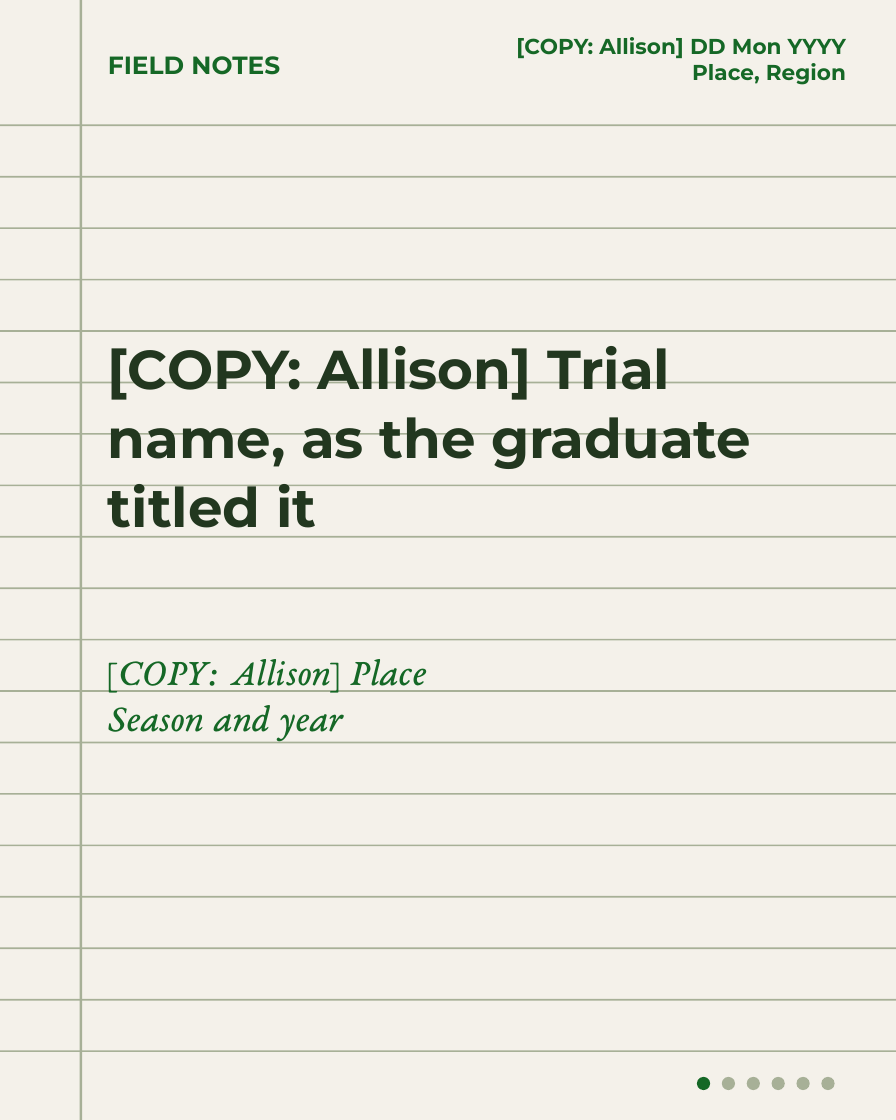
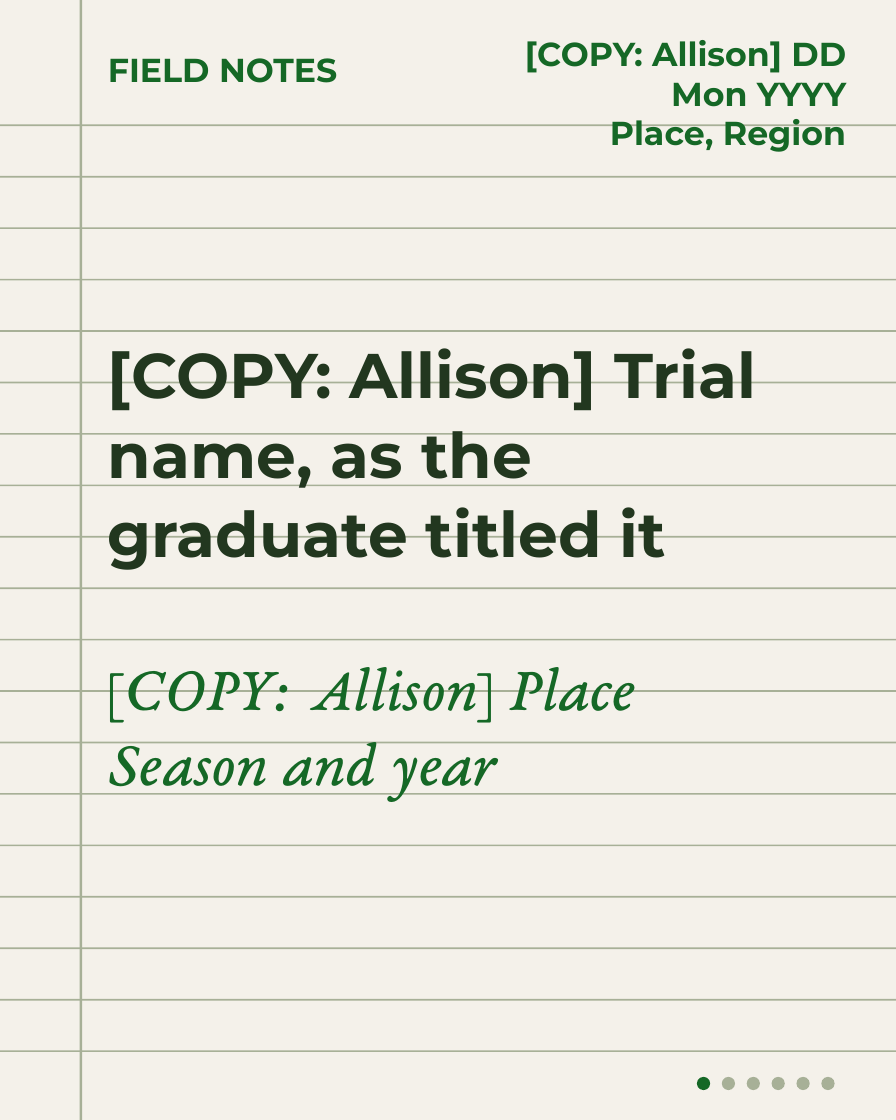
Before and after one commit to linneamoritznyc/SFW-SocialMedia, a slide deck: slide 1 of templates/carousels/field-notes.pptx. Drawn at 896x1120 pixels with LibreOffice and Linux fonts; fonts in the diff are those of the drawing. Boxes give left, top, right and bottom in pixels: in the first picture for what was removed or moved away, otherwise in the second. Text is boxed around its words. In the diff, an @@ line names an element or a change of style, - is before the commit and + after.

```diff
--- a/templates/carousels/field-notes.pptx
+++ b/templates/carousels/field-notes.pptx
@@ text "FIELD NOTES" at (108, 58, 337, 83): size 22.5 to 30 pt @@
@@ text "[COPY: Allison] DD Mon YYYY" at (525, 40, 846, 152): size 19.5 to 30 pt @@
@@ text "[COPY: Allison] Trial name, as ..." at (108, 348, 756, 570): size 49.5 to 57 pt @@
@@ text "[COPY: Allison] Place" at (108, 667, 635, 801): size 34.5 to 57 pt @@
```
Also in this commit, not shown: 5 other slides changed, 14 other files.
